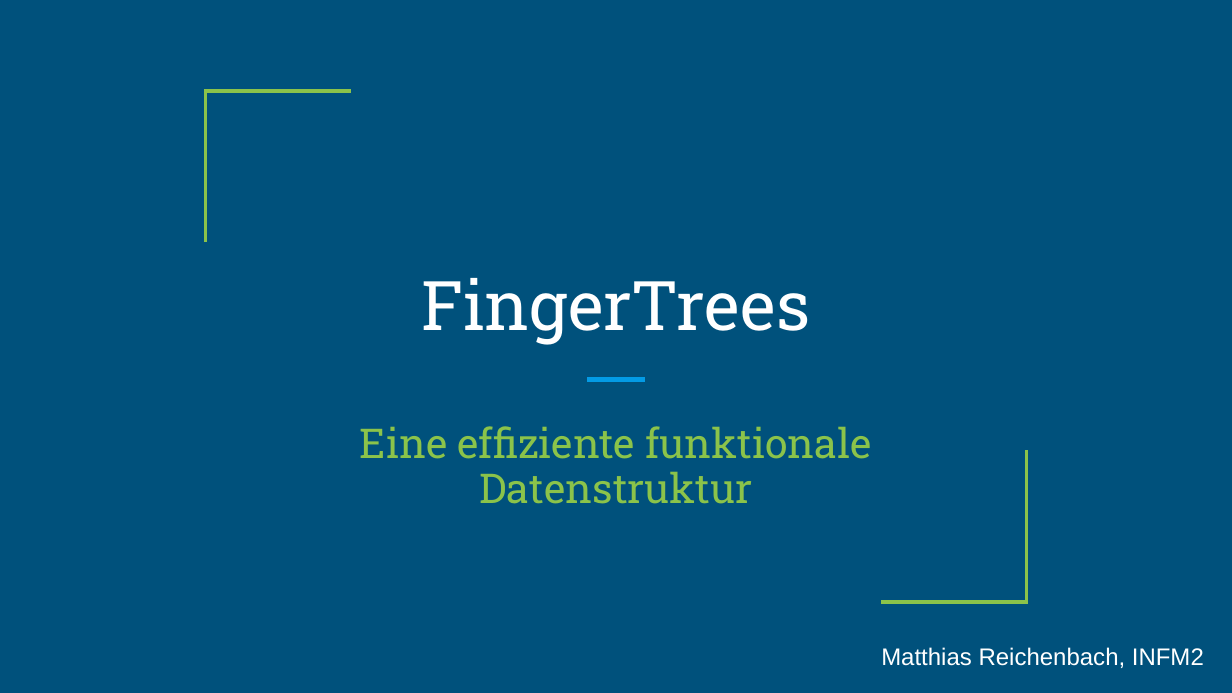
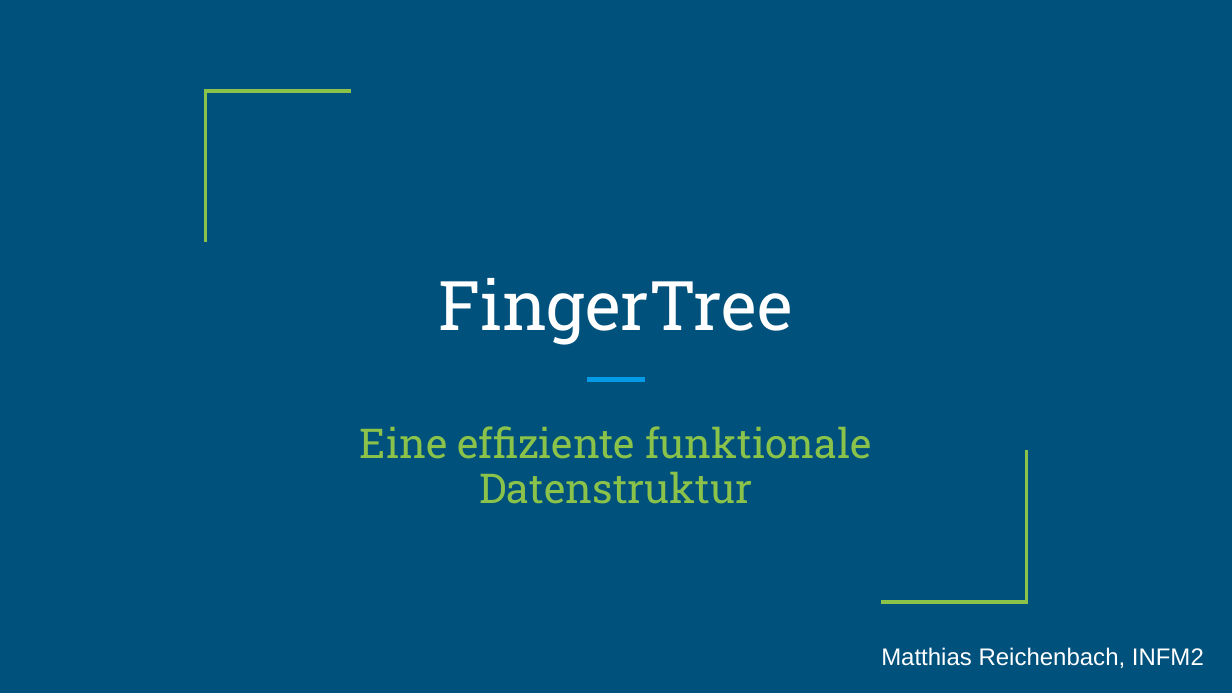
Before and after one commit to MatthReich/FingerTrees, a slide deck: slide 1 of documents/FingerTrees.pptx. Drawn at 1232x693 pixels with LibreOffice and Linux fonts; fonts in the diff are those of the drawing. Boxes give left, top, right and bottom in pixels: in the first picture for what was removed or moved away, otherwise in the second. Text is boxed around its words. In the diff, an @@ line names an element or a change of style, - is before the commit and + after.

Commit message:
updated presentation

```diff
--- a/documents/FingerTrees.pptx
+++ b/documents/FingerTrees.pptx
@@ title at [438,278,793,345]: text changed @@
-FingerTrees
+FingerTree
```
Also in this commit, not shown: 1 slide added.
